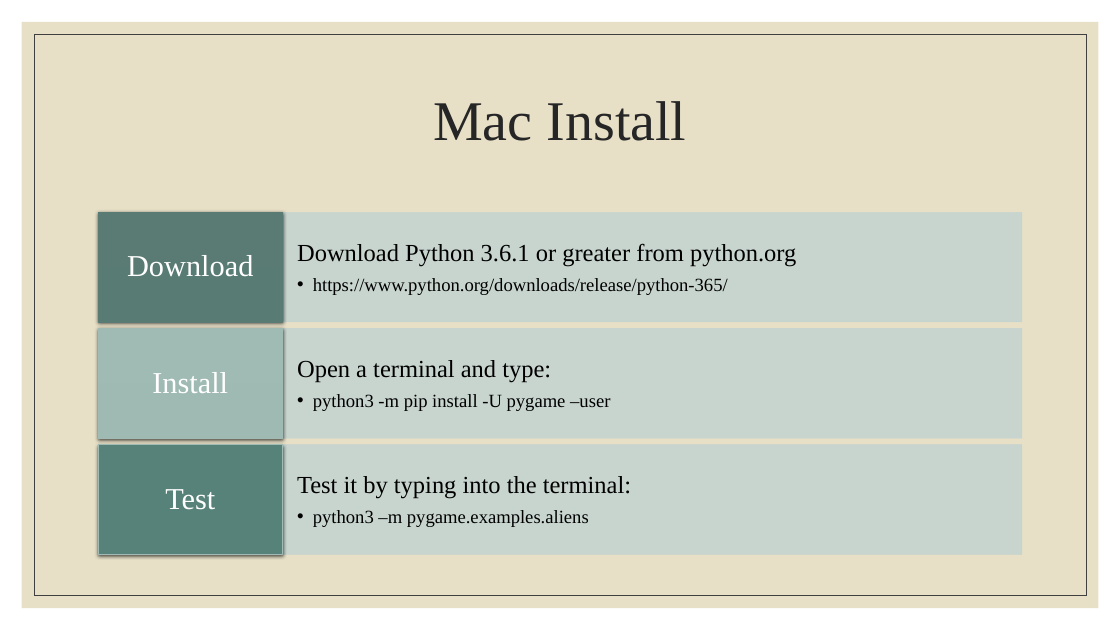
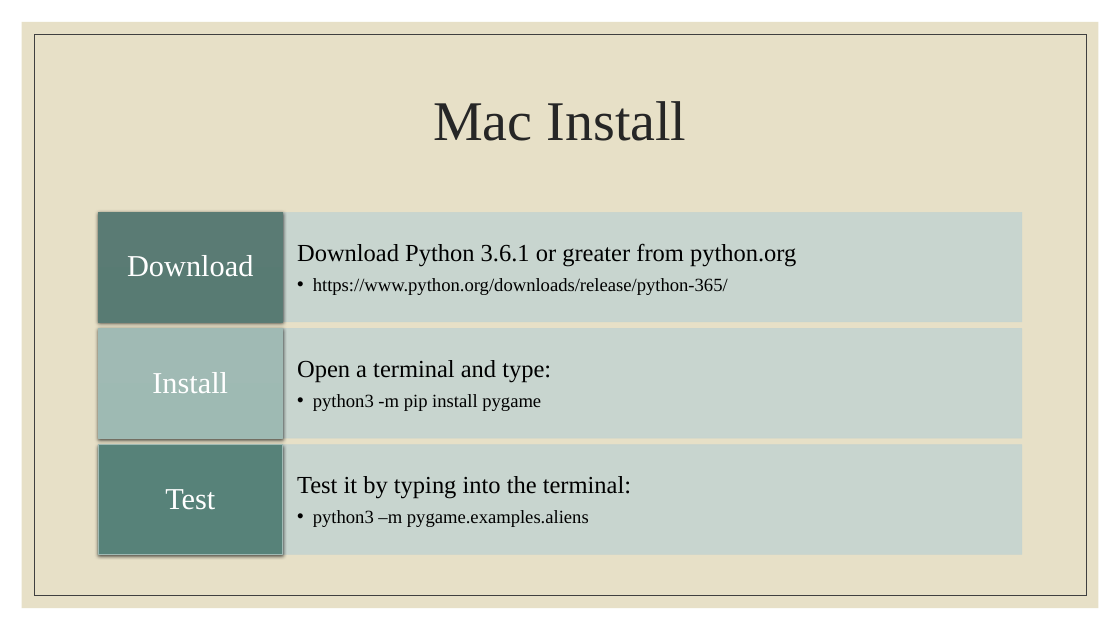
Before and after one commit to rsera/Junior-Knights, a slide deck: slide 3 of Python Day 9 Pygame 1.pptx. Drawn at 1120x630 pixels with LibreOffice and Linux fonts; fonts in the diff are those of the drawing. Boxes give left, top, right and bottom in pixels: in the first picture for what was removed or moved away, otherwise in the second. Text is boxed around its words. In the diff, an @@ line names an element or a change of style, - is before the commit and + after.

```diff
--- a/Python Day 9 Pygame 1.pptx
+++ b/Python Day 9 Pygame 1.pptx
@@ text at (313,394,541,411): text changed @@
-  • python3 -m pip install -U pygame –user
+  • python3 -m pip install pygame
```
Also in this commit, not shown: 2 other files.
